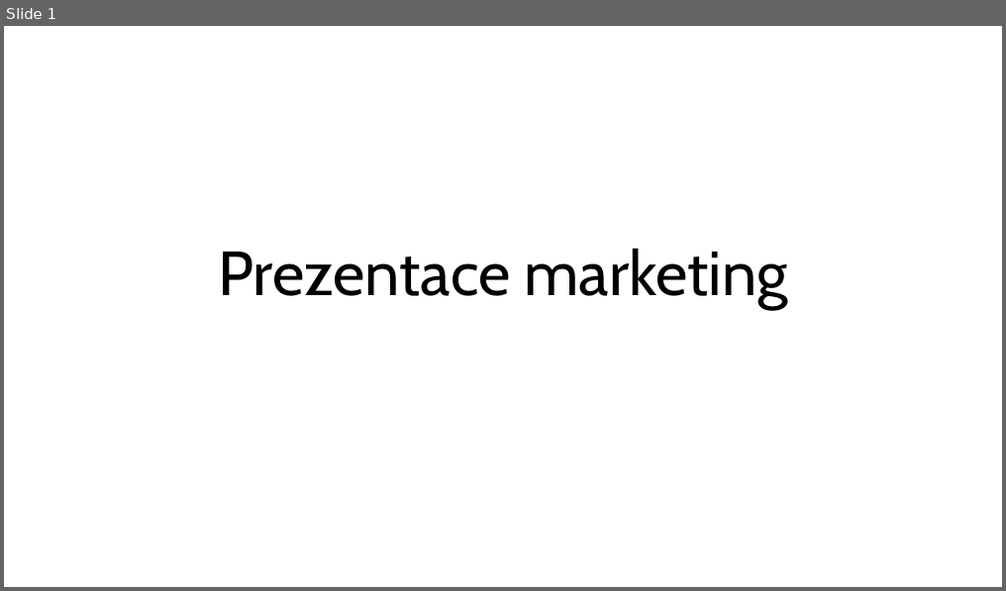
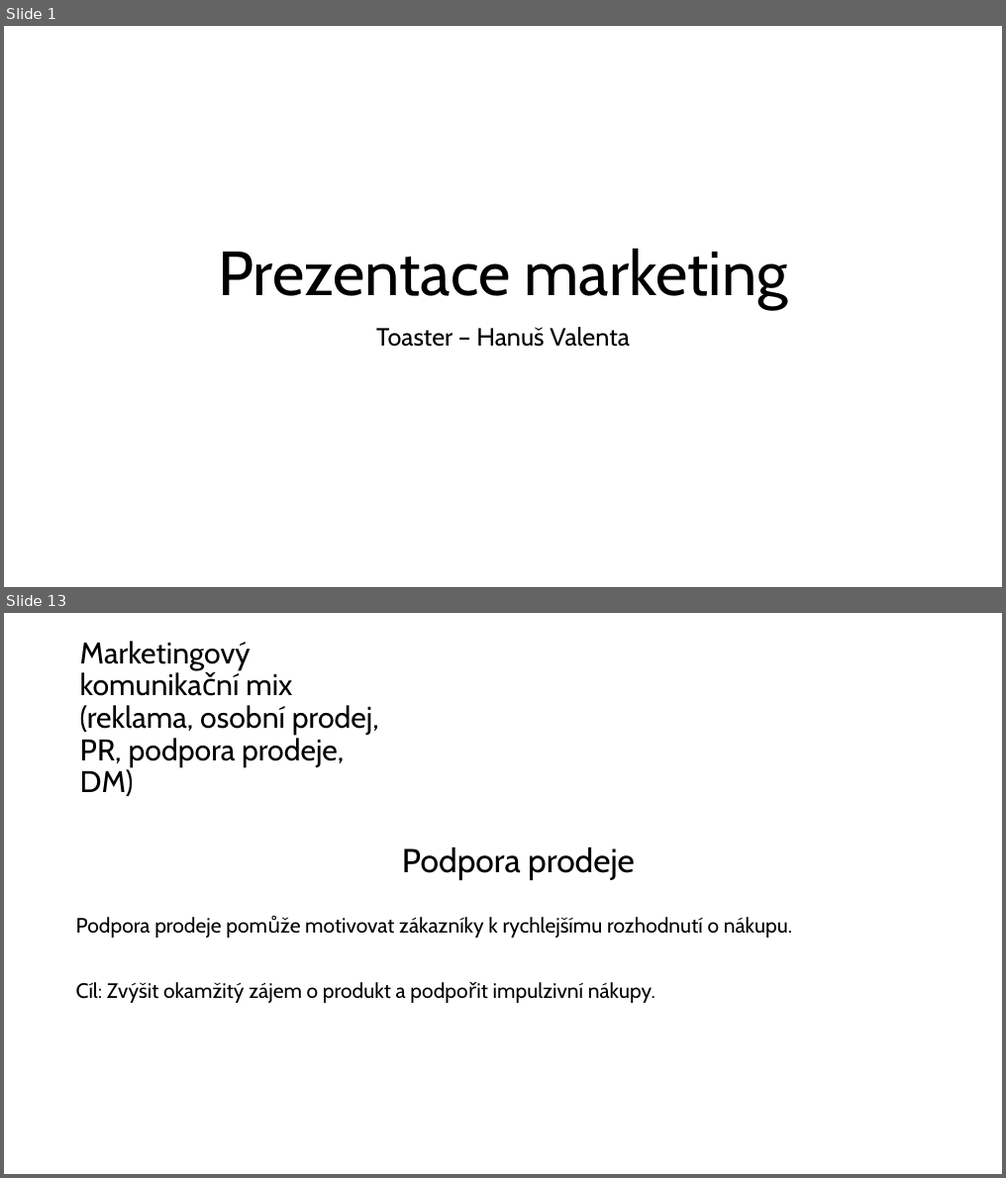
Before and after one commit to hanusvalenta/School, a slide deck: Files/Marketing/Prezentace marketing.pptx. Shown one above the other, each under a label of ours: slide 1 before the commit, slides 1 and 13 after it; the slides between them are not shown. The pictures are 1006x591 and 1006x1178 pixels, drawn with LibreOffice and Linux fonts; fonts in the diff are those of the drawing. Boxes give left, top, right and bottom in pixels: in the first picture for what was removed or moved away, otherwise in the second. Text is boxed around its words. In the diff, an @@ line names an element or a change of style, - is before the commit and + after.

```diff
--- a/Files/Marketing/Prezentace marketing.pptx
+++ b/Files/Marketing/Prezentace marketing.pptx
@@ slide 13 added at [4,613,1002,1174], background #FFFFFF @@
@@ title added at [80,641,379,796], 28.8 pt, text #000000 @@
+Marketingový komunikační mix (reklama, osobní prodej, PR, podpora prodeje, DM)
@@ text added at [402,847,635,880], 32 pt, text #000000 @@
+Podpora prodeje
@@ text added at [76,917,792,1003], 20 pt, text #000000 @@
+Podpora prodeje pomůže motivovat zákazníky k rychlejšímu rozhodnutí o nákupu.
+Cíl: Zvýšit okamžitý zájem o produkt a podpořit impulzivní nákupy.
@@ slide 1 changed as well @@
@@ subtitle added at [376,327,630,347], 24 pt, text #000000 @@
+Toaster – Hanuš Valenta
```
Also in this commit, not shown: 14 other slides added, 7 other files.
